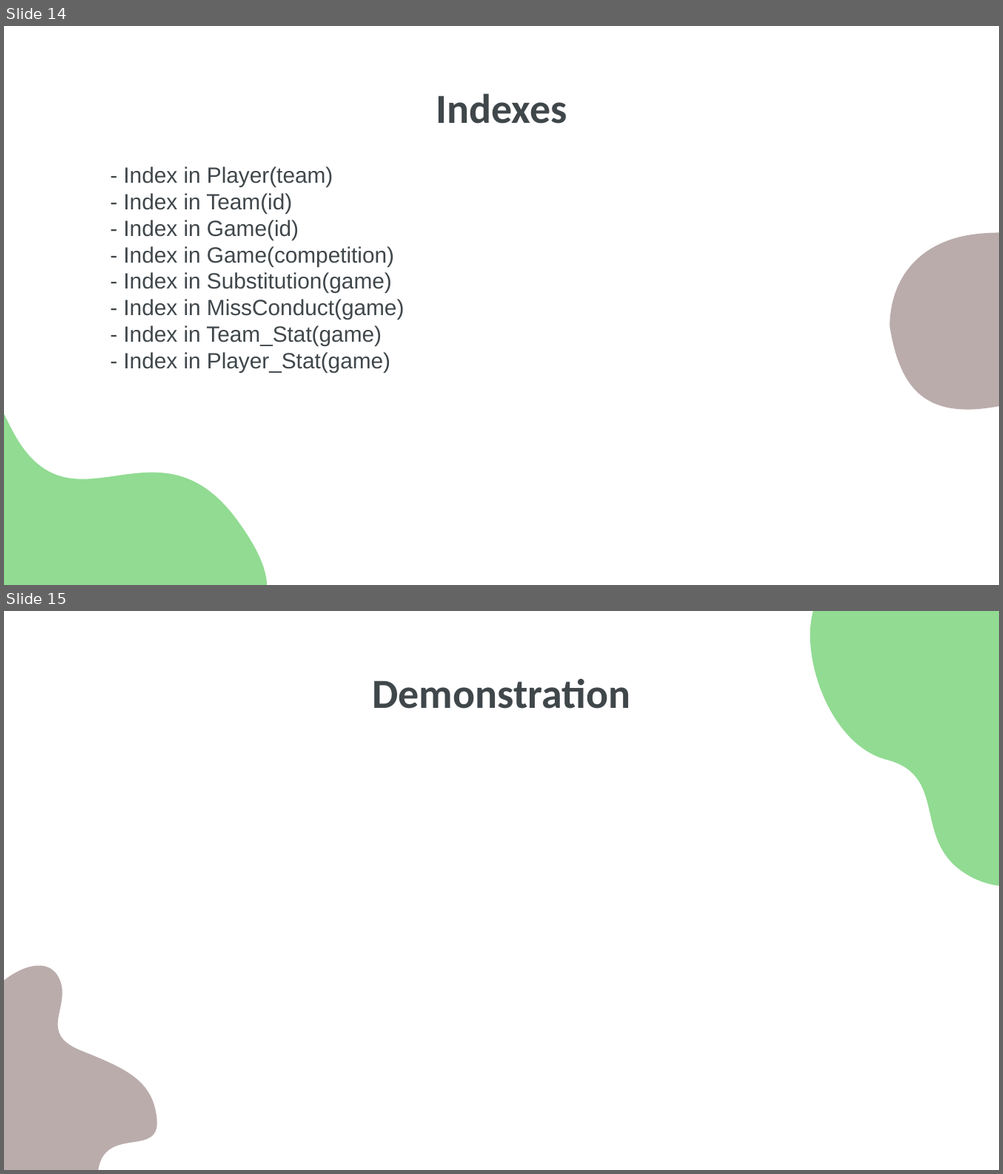
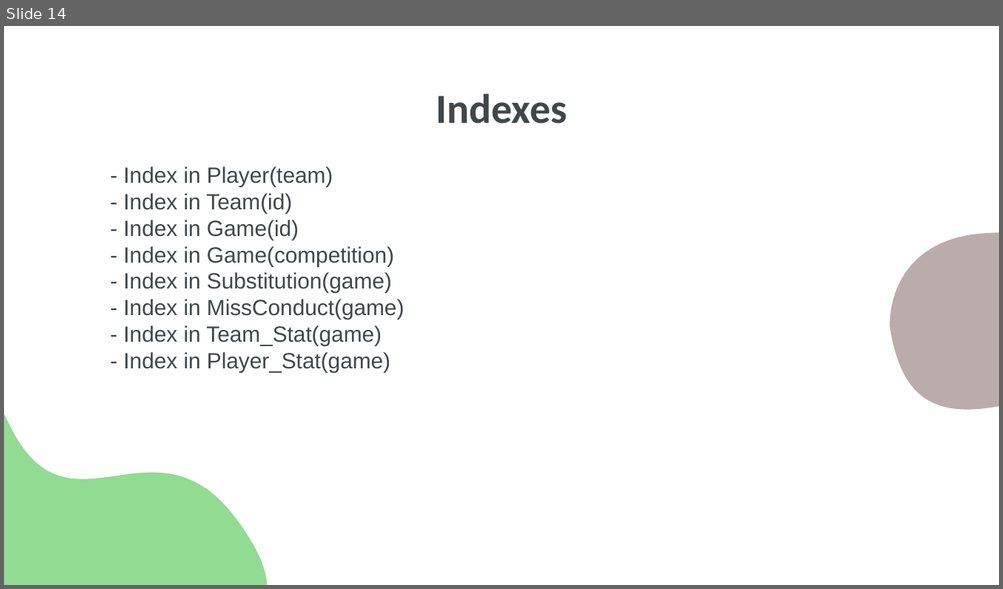
Before and after one commit to diogopjesus/bd-project, a slide deck: Apresentacao/ApresentacaoBD_Final.pptx. Shown one above the other, each under a label of ours: slides 14 and 15 before the commit, slide 14 after it. The pictures are 1003x1174 and 1003x589 pixels, drawn with LibreOffice and Linux fonts; fonts in the diff are those of the drawing. Boxes give left, top, right and bottom in pixels: in the first picture for what was removed or moved away, otherwise in the second. Text is boxed around its words. In the diff, an @@ line names an element or a change of style, - is before the commit and + after.

```diff
--- a/Apresentacao/ApresentacaoBD_Final.pptx
+++ b/Apresentacao/ApresentacaoBD_Final.pptx
@@ slide 15 removed at [4,611,999,1170], background #FFFFFF @@
@@ freeform shape removed at [791,611,999,911] @@
@@ title removed at [372,678,630,709] @@
-Demonstration
@@ freeform shape removed at [4,937,211,1170] @@
```
Also in this commit, not shown: 3 slides changed, 2 slides added, 2 other slides removed, 1 other file.
